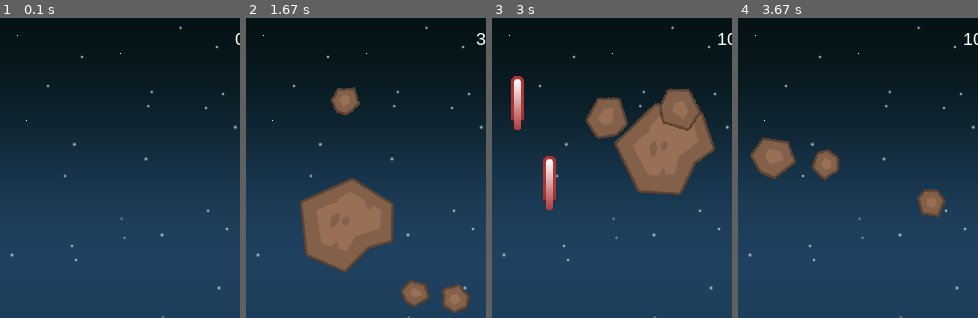
Above: before the commit, frames 1-4 (left to right).
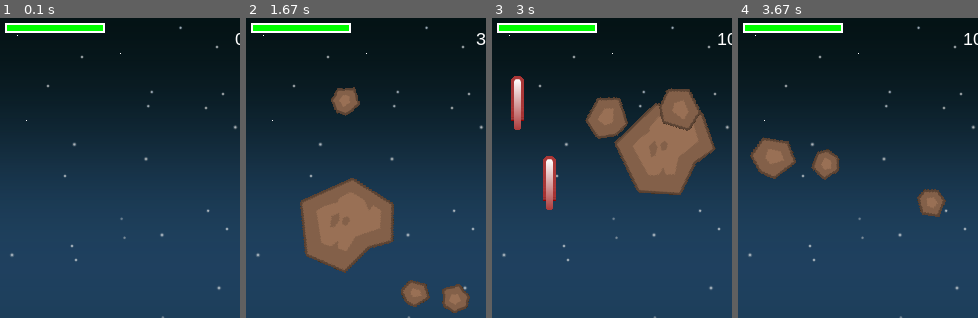
Above: after the commit, the same moments.

Repository: SimonovaU/pygame_inspo
Game: pygame game, started from shmup.py
Same seed, same stepped clock (60 frames per second), same inputs: the game is played once before the commit and once after it.
Inputs:
- Up to frame 1 (0.1 s): no input
- Up to frame 2 (1.67 s): hold Right 0.33-0.8 s; hold Right 0.83-1.3 s; tap Space at 0.9, 1.2, 1.4 s; hold Left from 1.33 s (still down)
- Up to frame 3 (3 s): tap Space at 1.7, 1.97, 2.27, 2.4, 2.7 s; release Left at 1.87 s; hold Left 1.9-2.3 s; hold Right 2.33-2.97 s
- Up to frame 4 (3.67 s): hold Left 3-3.47 s; tap Space at 3.07, 3.37, 3.57 s; hold Right from 3.5 s (still down)
The pictures show only the part of the screen within x 0-50%, y 0-50%; the shares and areas given below are measured in that part.

The runs differ from the first frame. In frame 1, 1.4% of the frame differs, in the area x 2-44%, y 1-5%; in frame 2, 1.4%; in frame 3, 1.4%; in frame 4, 1.4%.

Commit message:
added health to the ship (health bar added, collision logic changed)

Diff:
--- a/shmup.py
+++ b/shmup.py
@@ -29,6 +29,7 @@
         self.rect.centerx = WIDTH / 2
         self.rect.bottom = HEIGHT - 10
         self.speedx = 0
+        self.shield = 100
 
     def update(self):
         self.speedx = 0
@@ -144,10 +145,14 @@
 all_sprites.add(player)
 
 mobs = pygame.sprite.Group()
-for i in range(8):
+
+def newmob():
     m = Mob()
     all_sprites.add(m)
     mobs.add(m)
+
+for i in range(8):
+    newmob()
 
 bullets = pygame.sprite.Group()
 
@@ -161,6 +166,17 @@
     text_rect = text_surface.get_rect()
     text_rect.midtop = (x, y)
     surf.blit(text_surface, text_rect)
+
+def draw_shield_bar(surf, x, y, pct):
+    if pct < 0:
+        pct = 0
+    BAR_LENGTH = 100
+    BAR_HEIGHT = 10
+    fill = (pct / 100) * BAR_LENGTH
+    outline_rect = pygame.Rect(x, y, BAR_LENGTH, BAR_HEIGHT)
+    fill_rect = pygame.Rect(x, y, fill, BAR_HEIGHT)
+    pygame.draw.rect(surf, GREEN, fill_rect)
+    pygame.draw.rect(surf, WHITE, outline_rect, 2)
 
 # Цикл игры
 running = True
@@ -184,9 +200,12 @@
     all_sprites.update()
 
     # Проверка, не ударил ли моб игрока
-    hits = pygame.sprite.spritecollide(player, mobs, False, pygame.sprite.collide_circle)
-    if hits:
-        running = False
+    hits = pygame.sprite.spritecollide(player, mobs, True, pygame.sprite.collide_circle)
+    for hit in hits:
+        player.shield -= hit.radius * 2
+        newmob()
+        if player.shield <= 0:
+            running = False
 
     # Проверка, попала ли пуля по мобу
     hits = pygame.sprite.groupcollide(mobs, bullets, True, True)
@@ -202,6 +221,7 @@
     screen.blit(background, background_rect)
     all_sprites.draw(screen)
     draw_text(screen, str(score), 18, WIDTH / 2, 10)
+    draw_shield_bar(screen, 5, 5, player.shield)
 
     # После отрисовки всего, переворачиваем экран
     pygame.display.flip()
